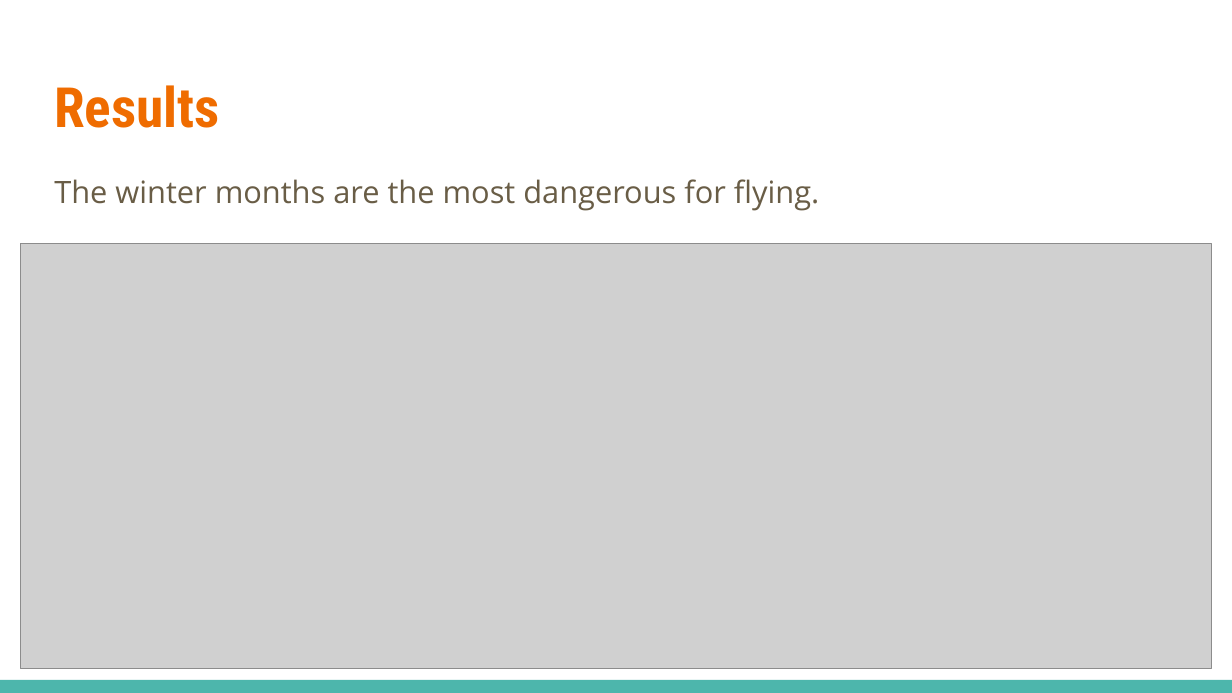
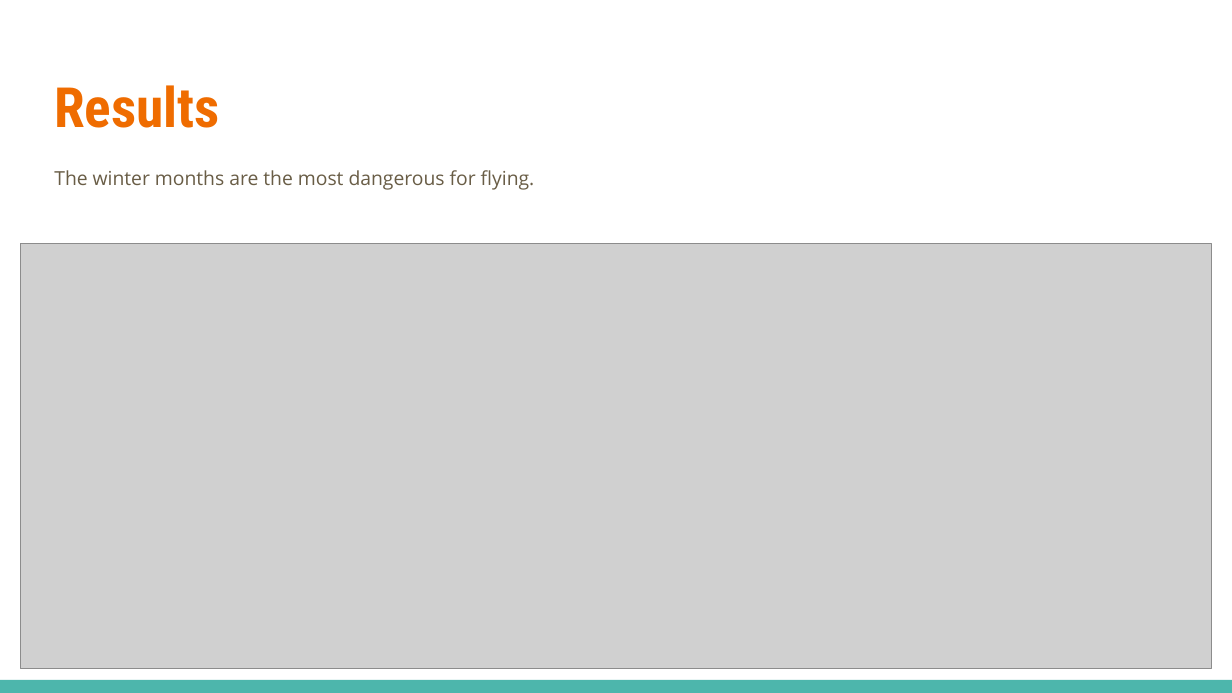
Before and after one commit to jgoett2/Phase1-Airplane-Zach-Jeff, a slide deck: slide 7 of Phase 1 Presentation.pptx. Drawn at 1232x693 pixels with LibreOffice and Linux fonts; fonts in the diff are those of the drawing; grey boxes stand for pictures. Boxes give left, top, right and bottom in pixels: in the first picture for what was removed or moved away, otherwise in the second. Text is boxed around its words. In the diff, an @@ line names an element or a change of style, - is before the commit and + after.

```diff
--- a/Phase 1 Presentation.pptx
+++ b/Phase 1 Presentation.pptx
@@ text "The winter months are the ..." at [54,170,535,190]: size 18 to 11.2 pt; line spacing 1.15 to 0.95 @@
```
Also in this commit, not shown: 3 other slides changed, 19 other files.
